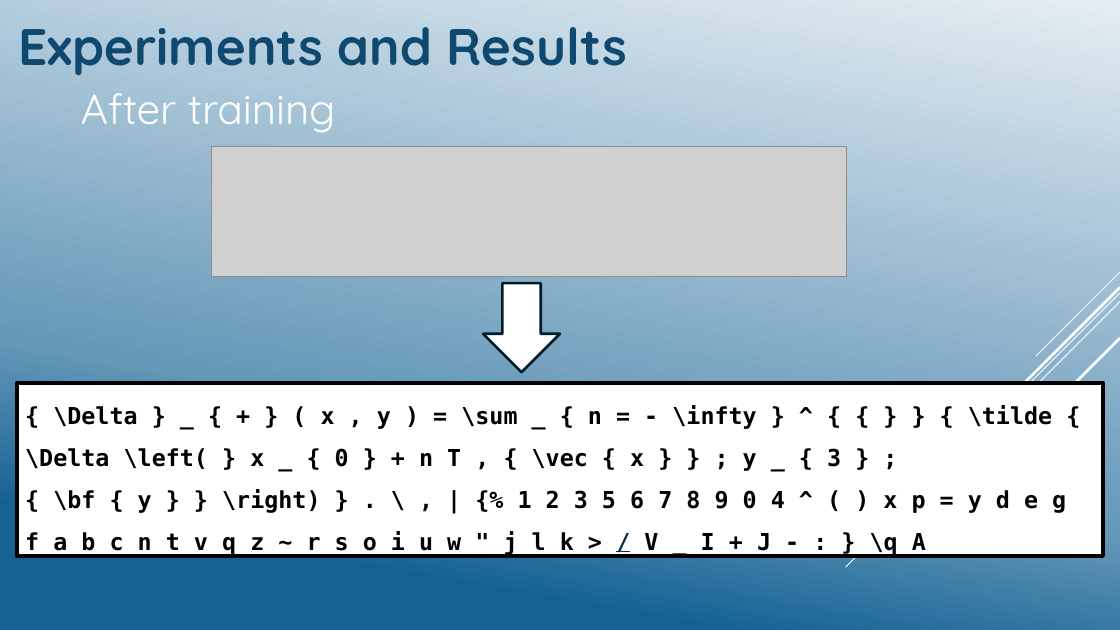
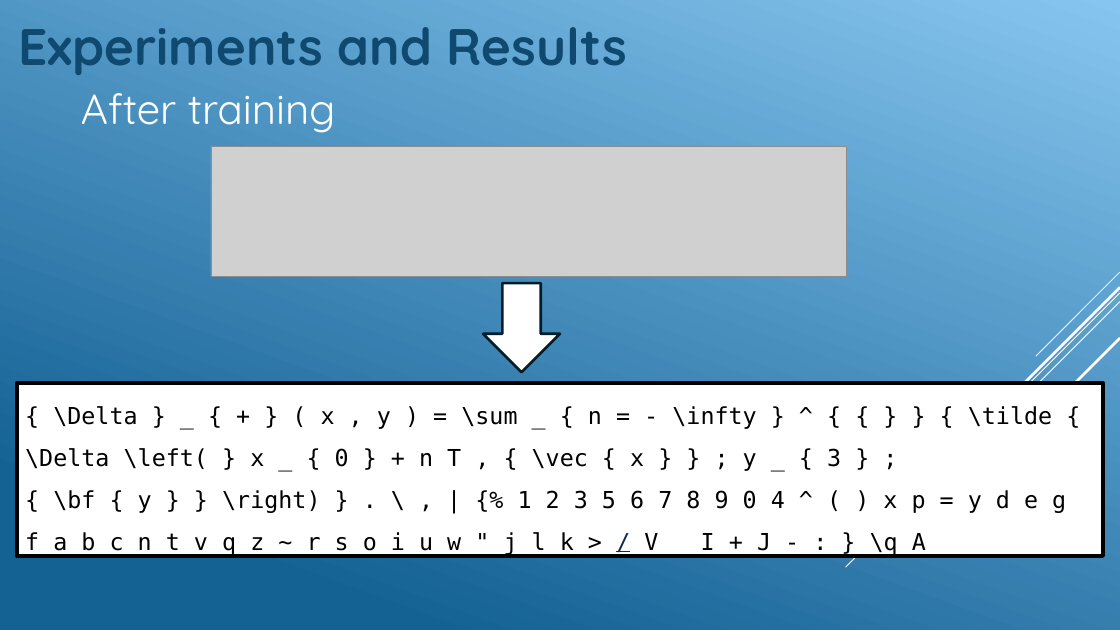
Before and after one commit to GeckSpy/IPdf2Latex, a slide deck: slide 16 of Presentation/Final presentation.pptx (slide 13 before the commit). Drawn at 1120x630 pixels with LibreOffice and Linux fonts; fonts in the diff are those of the drawing; grey boxes stand for pictures. Boxes give left, top, right and bottom in pixels: in the first picture for what was removed or moved away, otherwise in the second. Text is boxed around its words. In the diff, an @@ line names an element or a change of style, - is before the commit and + after.

```diff
--- a/Presentation/Final presentation.pptx
+++ b/Presentation/Final presentation.pptx
@@ background gradient #E4EDF3 to #6497B8 to #146194 to gradient #86C5EF to #146194 @@
@@ rectangle "{ \Delta } _ { ..." at [17,383,1103,556]: bold off @@
```
Also in this commit, not shown: 16 other slides changed, 4 slides added, 1 slide removed.
